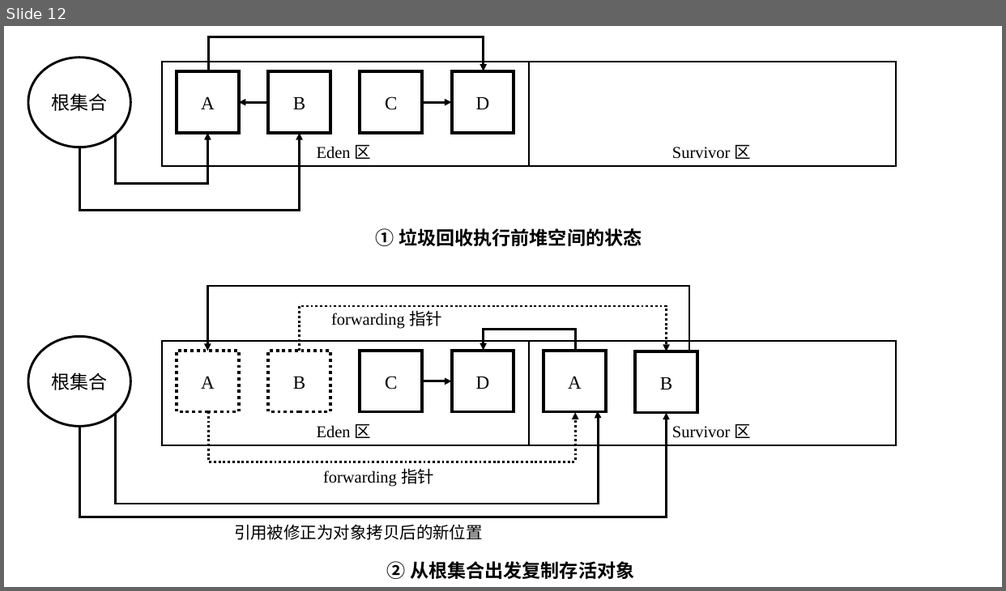
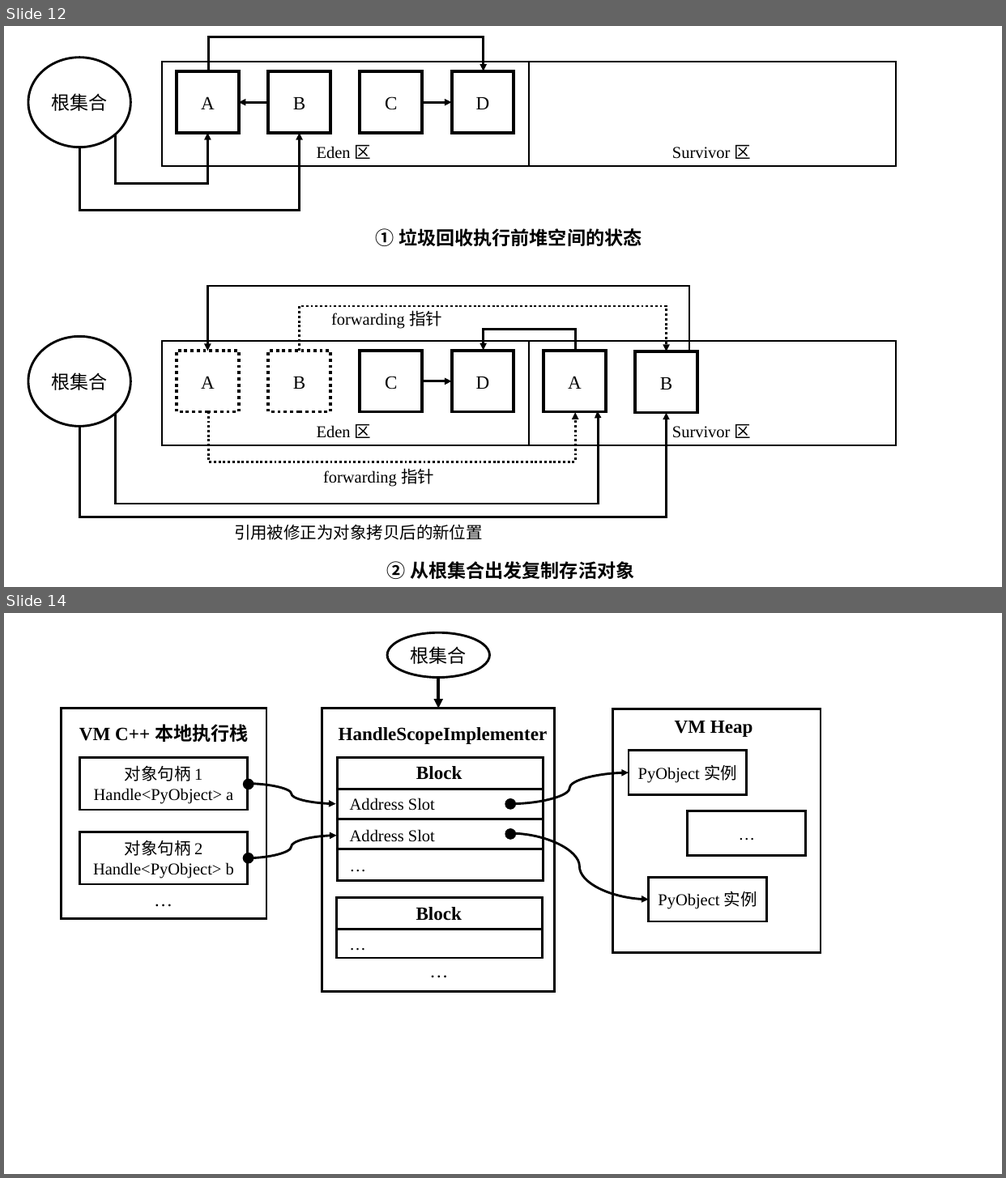
Before and after one commit to WU-SUNFLOWER/S.A.A.U.S.O, a slide deck: docs/thesis/pictures.pptx. Shown one above the other, each under a label of ours: slide 12 before the commit, slides 12 and 14 after it; the slides between them are not shown. The pictures are 1006x591 and 1006x1178 pixels, drawn with LibreOffice and Linux fonts; fonts in the diff are those of the drawing. Boxes give left, top, right and bottom in pixels: in the first picture for what was removed or moved away, otherwise in the second. Text is boxed around its words. In the diff, an @@ line names an element or a change of style, - is before the commit and + after.

Commit message:
补 Handle 内部机制图

```diff
--- a/docs/thesis/pictures.pptx
+++ b/docs/thesis/pictures.pptx
@@ slide 14 added at [4, 613, 1002, 1174], background #CAEACE @@
@@ ellipse added at [387, 632, 490, 677], outline #000000 2.25 pt, 18 pt, text #000000 @@
+根集合
@@ arrow added from (438, 677) to (438, 708), #000000 3 pt @@
@@ rectangle added at [61, 708, 266, 919], outline #000000 2.25 pt @@
@@ rectangle added at [322, 708, 554, 992], outline #000000 2.25 pt @@
@@ rectangle added at [613, 709, 820, 953], outline #000000 2.25 pt @@
@@ text added at [79, 724, 248, 742], 18 pt, text #000000, bold @@
+VM C++ 本地执行栈
@@ text added at [339, 727, 548, 744], 18 pt, text #000000, bold @@
+HandleScopeImplementer
@@ text added at [675, 721, 753, 737], 18 pt, text #000000, bold @@
+VM Heap
@@ rectangle added at [79, 757, 248, 810], outline #000000 2.25 pt, 16 pt, text #000000 @@
+对象句柄 1
+Handle<PyObject> a
@@ rectangle added at [629, 751, 747, 795], outline #000000 2.25 pt, 16 pt, text #000000 @@
+PyObject 实例
@@ ellipse added at [243, 778, 254, 790], fill #000000 @@
@@ curved arrow added from (511, 804) to (629, 773), #000000 2.25 pt @@
@@ curved arrow added from (247, 784) to (335, 804), #000000 2.25 pt @@
@@ ellipse added at [505, 798, 516, 810], fill #000000 @@
@@ ellipse added at [505, 828, 516, 840], fill #000000 @@
@@ rectangle added at [688, 811, 806, 855], outline #000000 2.25 pt, 16 pt, text #000000 @@
+…
@@ rectangle added at [79, 833, 248, 884], outline #000000 2.25 pt, 16 pt, text #000000 @@
+对象句柄 2
+Handle<PyObject> b
@@ ellipse added at [243, 853, 254, 864], fill #000000 @@
@@ curved arrow added from (248, 858) to (336, 835), #000000 2.25 pt @@
@@ group added at [336, 757, 543, 881]: 4 texts, 3 lines, 1 rectangle @@
+Block
+Address Slot
+Address Slot
+…
@@ curved arrow added from (511, 834) to (649, 900), #000000 2.25 pt @@
@@ rectangle added at [649, 877, 767, 922], outline #000000 2.25 pt, 16 pt, text #000000 @@
+PyObject 实例
@@ text added at [147, 884, 181, 914], 18 pt, text #000000 @@
+…
@@ group added at [336, 897, 543, 958]: 2 texts, 1 rectangle, 1 line @@
+Block
+…
@@ text added at [423, 955, 456, 985], 18 pt, text #000000 @@
+…
```
Also in this commit, not shown: 1 slide changed, 2 other files.
